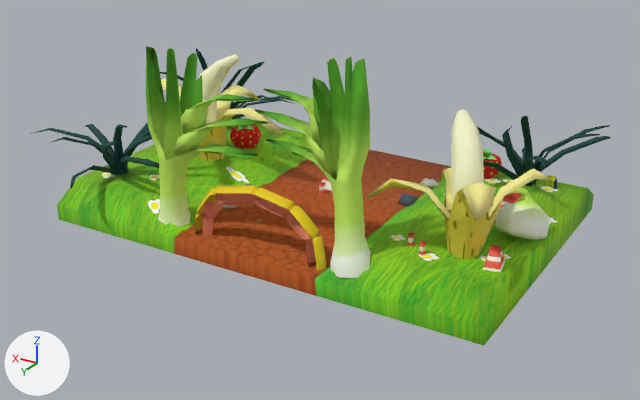
Before and after pictures for a commit that changed the FBX model Assets/Meshes/Mesh_opérationnel/D_block_07.FBX.
Rendered twice from a 50 mm lens placed at (-8.3, 14.19, 7.02), pointed at (-0.01, 0.36, 0.11). Arrows for +X, +Y and +Z are at lower left; the lights stay in place. Where no turn or scale is listed for an object, it has been applied to the vertices. Vertices at the same position are counted once.

In view in the first picture: 'sol'.
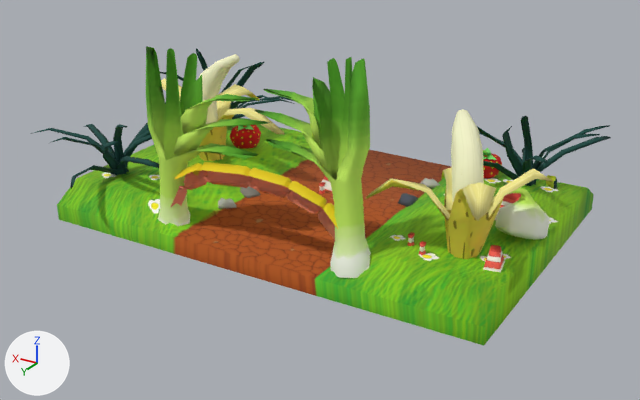
Edits to the scene script, one JSON object a line:
```json
{"block": "me_mesh", "where": "me_mesh.from_pydata(...)  # 2580 vertices, 4334 faces; spans x -4.81..5.69, y -3.81..3.53, z -0.34..3.66"}
{"block": "me_mesh", "where": "# used by ob_sol; location = (0.0, 0.0, 0.0)"}
{"block": "me_mesh", "change": "me_mesh part 1: 192 of 2580 vertices moved; they spanned x -1.49..1.34, y 2.42..2.73, z -0.24..1.19 and now span x -2.05..2.08, y 2.42..2.73, z 0.36..1.53; mean shift (0.15, 0.0, 0.46); largest move (-1.49, 2.58, -0.18) -> (-2.05, 2.58, 0.69)"}
```

Where the change shows, as pixel boxes (x1, y1, x2, y2) in the pictures (640 x 400 px; the box of a moved part takes in the faces that stretch with it):
```json
{"part": 1, "of": "me_mesh", "change": "moved or reshaped", "before": [195, 185, 326, 270], "after": [171, 162, 338, 242]}
```
